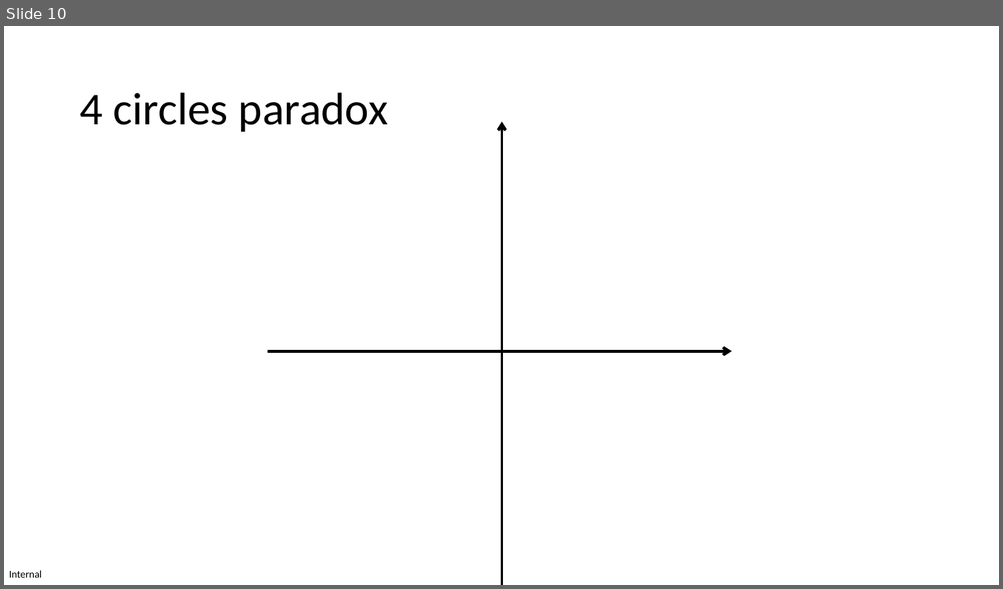
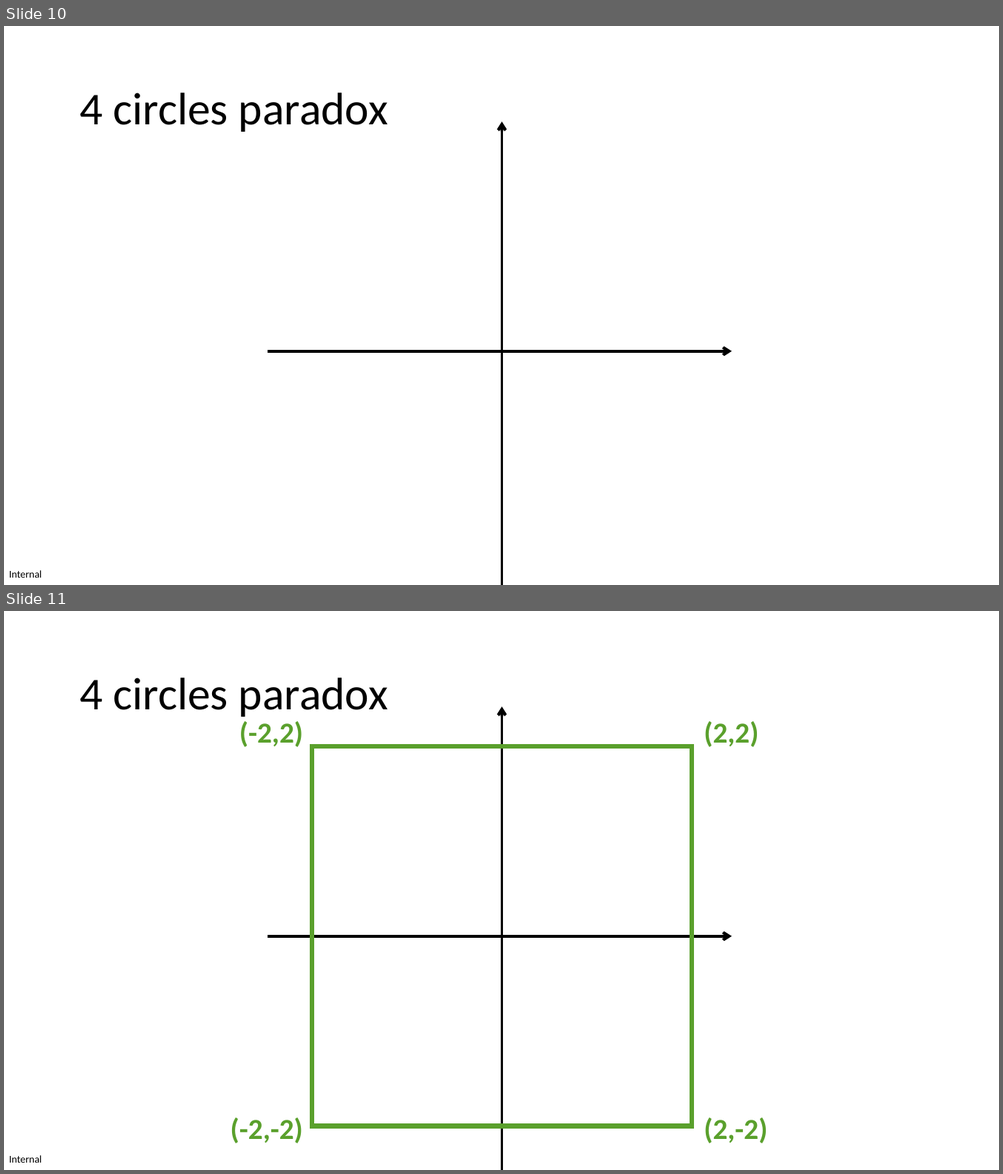
Before and after one commit to MICS-Lab/XmasPresentation2023PRFD, a slide deck: slides_x_mas_2023.pptx. Shown one above the other, each under a label of ours: slide 10 before the commit, slides 10 and 11 after it. The pictures are 1003x589 and 1003x1174 pixels, drawn with LibreOffice and Linux fonts; fonts in the diff are those of the drawing. Boxes give left, top, right and bottom in pixels: in the first picture for what was removed or moved away, otherwise in the second. Text is boxed around its words. In the diff, an @@ line names an element or a change of style, - is before the commit and + after.

Commit message:
4 circles paradox: square

```diff
--- a/slides_x_mas_2023.pptx
+++ b/slides_x_mas_2023.pptx
@@ slide 11 added at bbox=[4, 611, 999, 1170], background #FFFFFF; not listed: 1 template element that a slide beside it also shows @@
@@ title added at bbox=[79, 678, 388, 717], 44 pt, text #000000 @@
+4 circles paradox
@@ text added at bbox=[239, 721, 303, 747], 28 pt, text #5AA02C, bold @@
+(-2,2)
@@ freeform shape added at bbox=[502, 706, 506, 1169], fill #000000 at 50% opacity, outline #000000 2.7 pt @@
@@ text added at bbox=[703, 721, 758, 747], 28 pt, text #5AA02C, bold @@
+(2,2)
@@ freeform shape added at bbox=[312, 747, 692, 1127], outline #5AA02C 4.49 pt @@
@@ freeform shape added at bbox=[269, 937, 731, 941], fill #000000 at 50% opacity, outline #000000 2.7 pt @@
@@ text added at bbox=[230, 1118, 303, 1144], 28 pt, text #5AA02C, bold @@
+(-2,-2)
@@ text added at bbox=[703, 1118, 767, 1144], 28 pt, text #5AA02C, bold @@
+(2,-2)
```
